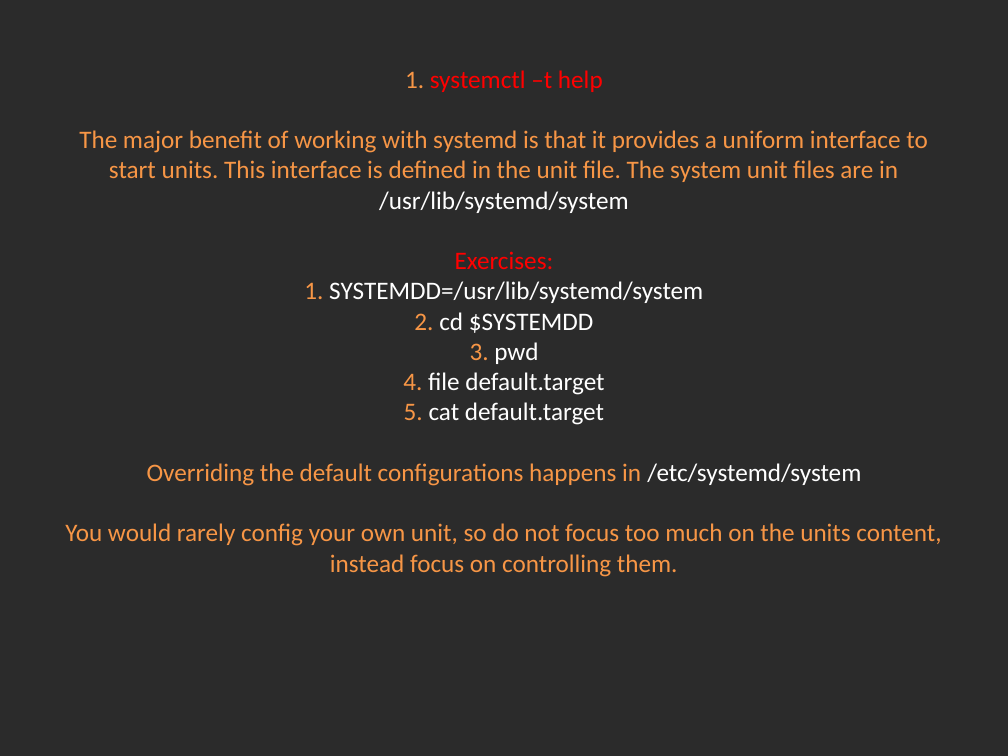
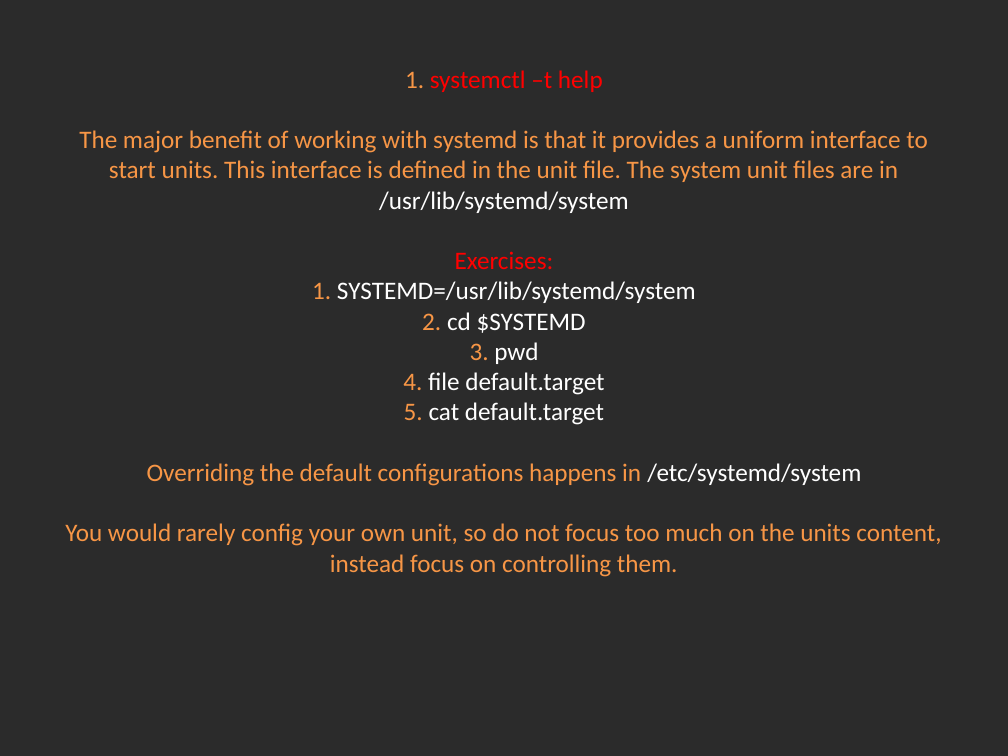
Before and after one commit to Academy-Soft-Intellect/Linux-Course, a slide deck: slide 4 of 10.SystemD_And_TheBootProcedure/10-SystemDAndTheBootProcedure.pptx (slide 3 before the commit). Drawn at 1008x756 pixels with LibreOffice and Linux fonts; fonts in the diff are those of the drawing; background and template pictures are left out; a plain dark background stands for a picture behind light text. Boxes give left, top, right and bottom in pixels: in the first picture for what was removed or moved away, otherwise in the second. Text is boxed around its words. In the diff, an @@ line names an element or a change of style, - is before the commit and + after.

Commit message:
Systemd and processes.

```diff
--- a/10.SystemD_And_TheBootProcedure/10-SystemDAndTheBootProcedure.pptx
+++ b/10.SystemD_And_TheBootProcedure/10-SystemDAndTheBootProcedure.pptx
@@ title at (65,70,941,577): text changed @@
-Exercises:
-1. systemctl –t help
-The major benefit of working with systemd is that it provides a uniform interface to start units. This interface is defined in the unit file. The system unit files are in /usr/lib/systemd/system
-Exercises:
-1. SYSTEMDD=/usr/lib/systemd/system
-2. cd $SYSTEMDD
-3. pwd
-4. file default.target
-5. cat default.target
-Overriding the default configurations happens in /etc/systemd/system
-You would rarely config your own unit, so do not focus too much on the units content, instead focus on controlling them.
+Exercises:
+1. systemctl –t help
+The major benefit of working with systemd is that it provides a uniform interface to start units. This interface is defined in the unit file. The system unit files are in /usr/lib/systemd/system
+Exercises:
+1. SYSTEMD=/usr/lib/systemd/system
+2. cd $SYSTEMD
+3. pwd
+4. file default.target
+5. cat default.target
+Overriding the default configurations happens in /etc/systemd/system
+You would rarely config your own unit, so do not focus too much on the units content, instead focus on controlling them.
```
Also in this commit, not shown: 1 other slide changed, 2 slides added, 1 other file.
